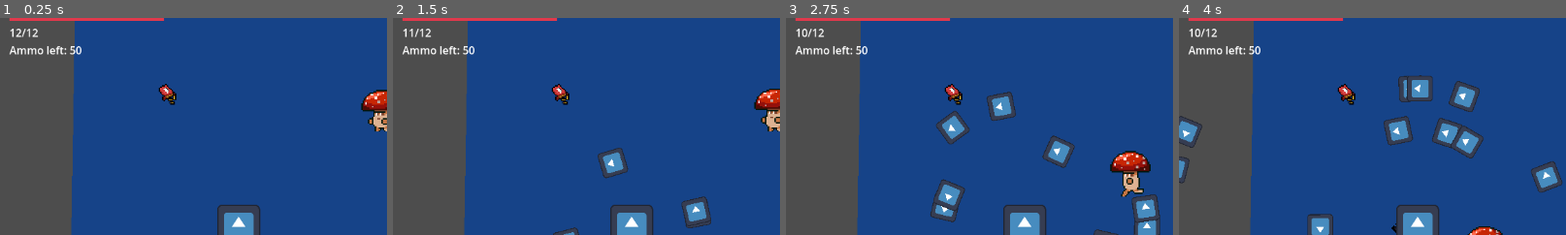
Above: before the commit, frames 1-4 (left to right).
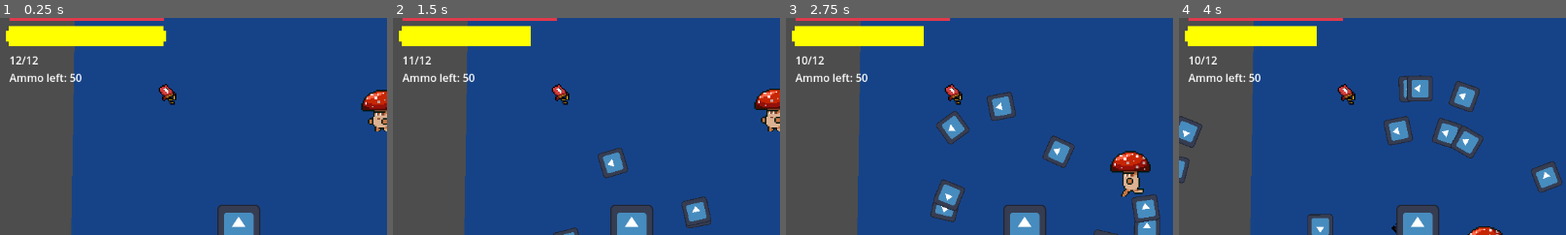
Above: after the commit, the same moments.

Repository: MettallicOnyx/Boss-Rush-Jam-Project
Game: Godot game, scene res://scenes/boss_rush_jam.tscn
The game is run twice, just before and just after one commit, with the same random seed, the same clock (stepped at 60 frames per second) and the same inputs. The engine's default icon, where the game draws it, is replaced by a stand-in: a white triangle on a blue panel in a dark square.
Inputs (mouse positions are % of the whole screen's width and height, from its top left):
- Up to frame 1 (0.25 s): no input
- Up to frame 2 (1.5 s): tap Enter (ui_accept) at 0.5, 0.77 s; move the mouse to (72, 45) at 0.52 s; hold D (right) 0.53-1.28 s; tap E (ability) at 0.6 s; click (72, 45) at 0.67 s; move the mouse to (30, 55) at 1.27 s; hold S (down) from 1.28 s (still down); tap Shift (dash) at 1.35 s
- Up to frame 3 (2.75 s): tap Enter (ui_accept) at 1.52 s; move the mouse to (60, 28) at 2.02 s; release S (down) at 2.03 s; hold D (right) from 2.03 s (still down); click (60, 28) at 2.1 s
- Up to frame 4 (4 s): move the mouse to (45, 70) at 2.77 s; release D (right) at 2.78 s; hold W (up) 2.78-3.53 s; tap F (swap_weapon) at 2.85 s; click (45, 70) at 2.92 s; tap Enter (ui_accept) at 3.02, 3.77 s; move the mouse to (80, 65) at 3.52 s; hold A (left) from 3.53 s (still down); hold Q from 3.53 s (still down)
The pictures show only the part of the screen within x 0-50%, y 6-56%; the shares and areas given below are measured in that part.

The runs differ from the first frame. In frame 1, 4.7% of the frame differs, in the area x 1-44%, y 3-30%; in frame 2, 4.1%; in frame 3, 4.1%; in frame 4, 4.1%.

Commit message:
stamina bar small fix

Diff:
--- a/scenes/boss_rush_jam.tscn
+++ b/scenes/boss_rush_jam.tscn
@@ -1,9 +1,10 @@
-[gd_scene load_steps=18 format=4 uid="uid://r5hakfqtvq4i"]
+[gd_scene load_steps=19 format=4 uid="uid://r5hakfqtvq4i"]
 
 [ext_resource type="PackedScene" uid="uid://dmneubwiq5xqt" path="res://scenes/player/player.tscn" id="1_o0p3x"]
 [ext_resource type="PackedScene" uid="uid://b4v3g0v1f62js" path="res://scenes/UI/health_bar.tscn" id="1_sh5up"]
 [ext_resource type="PackedScene" uid="uid://lim4lwwce5bt" path="res://scenes/UI/ammo_label.tscn" id="2_4gufw"]
 [ext_resource type="PackedScene" uid="uid://bgqvneeqe3raq" path="res://scenes/weapons/gun.tscn" id="2_6aj4j"]
+[ext_resource type="PackedScene" uid="uid://c8a50jhlgwtxg" path="res://scenes/UI/stamina_bar.tscn" id="2_eo5pw"]
 [ext_resource type="Texture2D" uid="uid://cayll74qwdeg6" path="res://assets/Tilesets/Tileset1.png" id="2_jxsl0"]
 [ext_resource type="PackedScene" uid="uid://dvi7vjtya3my1" path="res://scenes/UI/settings.tscn" id="3_qxcin"]
 [ext_resource type="Script" path="res://scripts/UI/main_camera.gd" id="4_xtxtq"]
@@ -77,14 +78,17 @@
 
 [node name="CanvasLayer" type="CanvasLayer" parent="."]
 
-[node name="Health Bar" parent="CanvasLayer" node_paths=PackedStringArray("player") instance=ExtResource("1_sh5up")]
-player = NodePath("../../Player")
+[node name="Health Bar" parent="CanvasLayer" instance=ExtResource("1_sh5up")]
+
+[node name="StaminaBar" parent="CanvasLayer" instance=ExtResource("2_eo5pw")]
+offset_top = 37.0
+offset_bottom = 101.0
 
 [node name="Ammo_label" parent="CanvasLayer" node_paths=PackedStringArray("gun") instance=ExtResource("2_4gufw")]
 offset_left = 14.0
-offset_top = 52.0
+offset_top = 93.0
 offset_right = 66.0
-offset_bottom = 75.0
+offset_bottom = 116.0
 gun = NodePath("../../Player/Gun")
 
 [node name="Settings" parent="CanvasLayer" instance=ExtResource("3_qxcin")]
